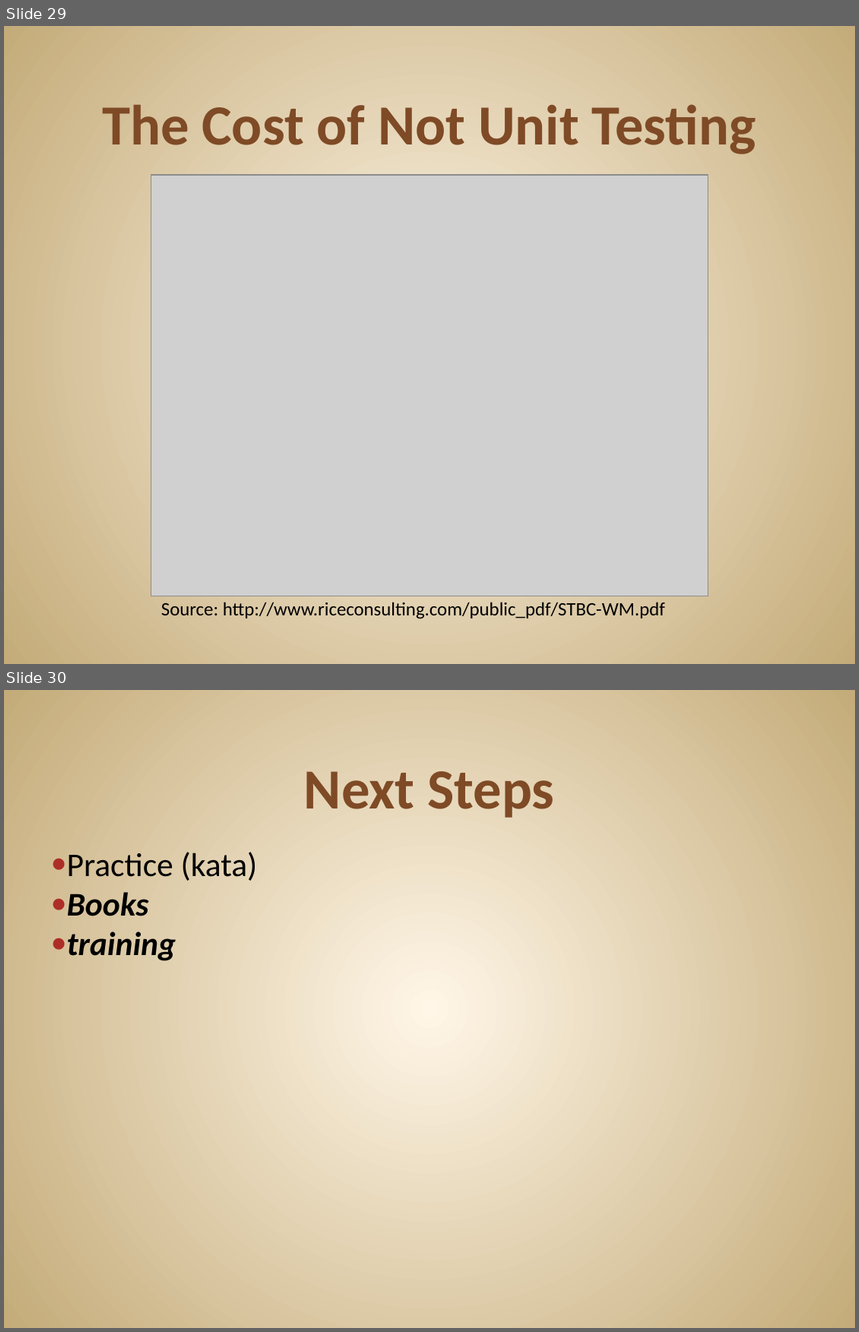
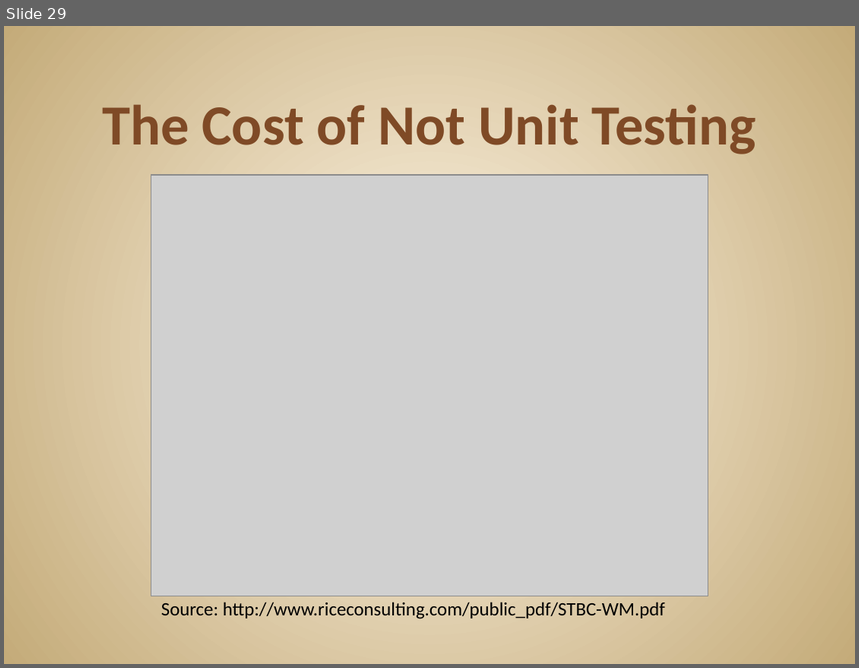
Before and after one commit to JonKruger/TDD-In-Action, a slide deck: TDD In Action.pptx. Shown one above the other, each under a label of ours: slides 29 and 30 before the commit, slide 29 after it. The pictures are 859x1332 and 859x668 pixels, drawn with LibreOffice and Linux fonts; fonts in the diff are those of the drawing; grey boxes stand for pictures. Boxes give left, top, right and bottom in pixels: in the first picture for what was removed or moved away, otherwise in the second. Text is boxed around its words. In the diff, an @@ line names an element or a change of style, - is before the commit and + after.

```diff
--- a/TDD In Action.pptx
+++ b/TDD In Action.pptx
@@ slide 30 removed at (4, 690, 855, 1328), background gradient #FFF7E8 to #C4AA7A @@
@@ title removed at (304, 771, 555, 818) @@
-Next Steps
@@ text removed at (67, 852, 258, 961) @@
-● Practice (kata)
-● Books
-● training
```
Also in this commit, not shown: 6 slides added, 1 other slide removed.
